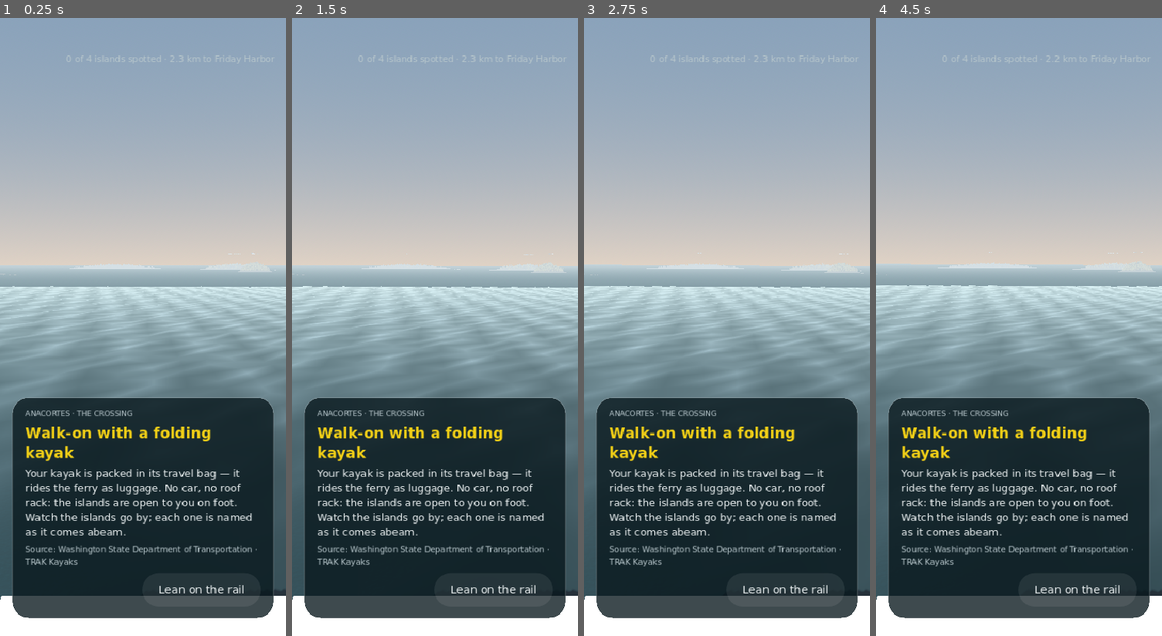
Above: before the commit, frames 1-4 (left to right).
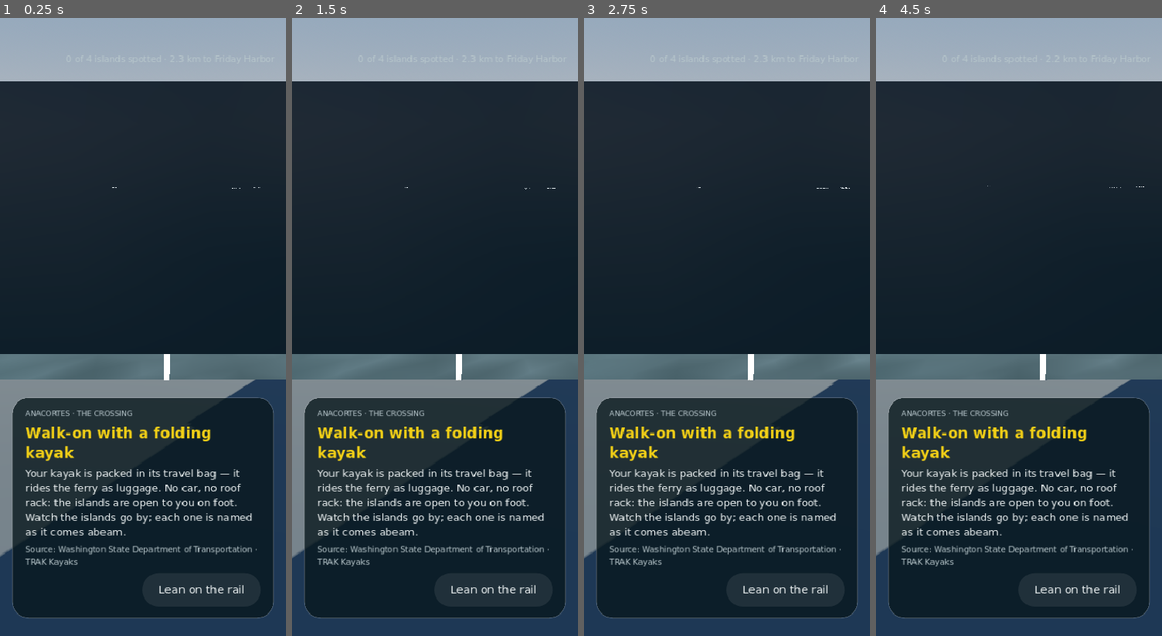
Above: after the commit, the same moments.

Repository: twknab/salish-sea-expeditions
Game: Godot game, scene res://scenes/ferry.tscn
Same seed, same stepped clock (60 frames per second), same inputs: the game is played once before the commit and once after it. This scene is started directly instead of the project's main scene.
Inputs (mouse positions are in pixels of both pictures, inside the frame that each line leads up to):
- Up to frame 1 (0.25 s): no input
- Up to frame 2 (1.5 s): tap Enter at 0.5 s; move the mouse to (497, 296) at 0.52 s; hold D 0.53-1.25 s; tap Z at 0.6 s; click (497, 296) at 0.67 s; drag from (377, 357) to (420, 450) at 1.27 s
- Up to frame 3 (2.75 s): move the mouse to (755, 191) at 2.02 s; hold D from 2.03 s (still down); tap J at 2.1 s
- Up to frame 4 (4.5 s): release D at 2.75 s; drag from (1004, 450) to (933, 234) at 2.77 s; move the mouse to (1104, 419) at 3.52 s; hold A 3.53-4.25 s; tap Q at 3.6 s; drag from (933, 234) to (976, 172) at 4.27 s

The runs differ from the first frame. In frame 1, 58% of the frame differs, in the area x 0-100%, y 10-100%; in frame 2, 58%; in frame 3, 58%; in frame 4, 58%.

Commit message:
Godot: ferry bow rail, bench and lifebuoy in the crossing view
Co-Authored-By: Claude Fable 5.1 <noreply@anthropic.com>
Claude-Session: https://claude.ai/code/session_012pnZHEZ1nKNhR1ekswgXzX

Diff:
--- a/godot/scripts/ferry.gd
+++ b/godot/scripts/ferry.gd
@@ -32,8 +32,8 @@
 	cam.fov = 62.0
 	cam.near = 0.3
 	cam.far = 3000.0
-	cam.position = Vector3(-3.0, 12.6, -FerryModel.LENGTH * 0.36 + 1.0)
-	cam.rotation = Vector3(deg_to_rad(-7.0), 0.0, 0.0)
+	cam.position = Vector3(-2.0, 12.9, -FerryModel.LENGTH * 0.36 + 5.0)
+	cam.rotation = Vector3(deg_to_rad(-14.0), 0.0, 0.0)
 	_ferry.add_child(cam)
 	# The islands, placed along the run (not to chart scale — the order and the sides are right).
 	_spots = [
--- a/godot/scripts/ferry_model.gd
+++ b/godot/scripts/ferry_model.gd
@@ -47,5 +47,17 @@
 	var cm := CylinderMesh.new(); cm.top_radius = 1.1; cm.bottom_radius = 1.3; cm.height = 4.0
 	stack.mesh = cm; stack.material_override = dark; stack.position = Vector3(0, 13.0, 0)
 	add_child(stack)
+	var rail := _m(Color("e6e8e4"), 0.4)
 	for s in [-1.0, 1.0]:
-		_box(self, Vector3(0.06, 1.1, LENGTH * 0.72), _m(Color("e6e8e4"), 0.4), Vector3(s * BEAM * 0.39, 11.6, 0))
+		_box(self, Vector3(0.06, 1.1, LENGTH * 0.72), rail, Vector3(s * BEAM * 0.39, 11.6, 0))
+		_box(self, Vector3(BEAM * 0.78, 0.06, 0.06), rail, Vector3(0, 12.1, s * LENGTH * 0.36))
+		_box(self, Vector3(BEAM * 0.78, 0.06, 0.06), rail, Vector3(0, 11.6, s * LENGTH * 0.36))
+		for i in range(9):
+			_box(self, Vector3(0.05, 1.1, 0.05), rail, Vector3(-BEAM * 0.39 + i * BEAM * 0.0975, 11.6, s * LENGTH * 0.36))
+		# A bench and a lifebuoy on the sun deck, something for the eye at the rail.
+		_box(self, Vector3(3.0, 0.08, 0.5), _m(Color("7a5a3a"), 0.9), Vector3(2.5, 11.6, s * LENGTH * 0.33))
+	var buoy := MeshInstance3D.new()
+	var tm := TorusMesh.new(); tm.inner_radius = 0.28; tm.outer_radius = 0.42
+	buoy.mesh = tm; buoy.material_override = _m(Color("e0532f"), 0.6)
+	buoy.position = Vector3(-BEAM * 0.39 + 0.1, 11.9, -LENGTH * 0.3); buoy.rotation = Vector3(0, 0, PI / 2.0)
+	add_child(buoy)
